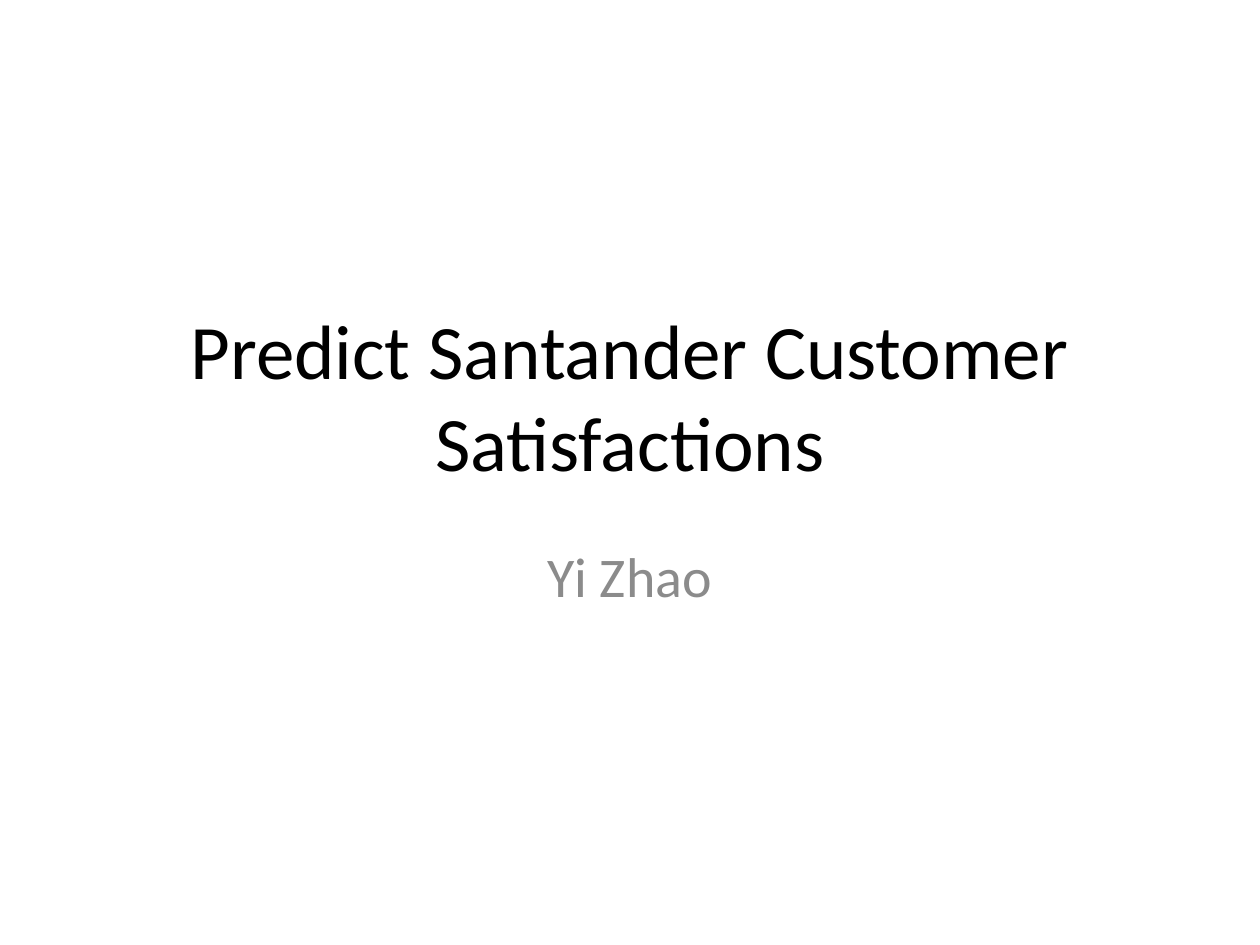
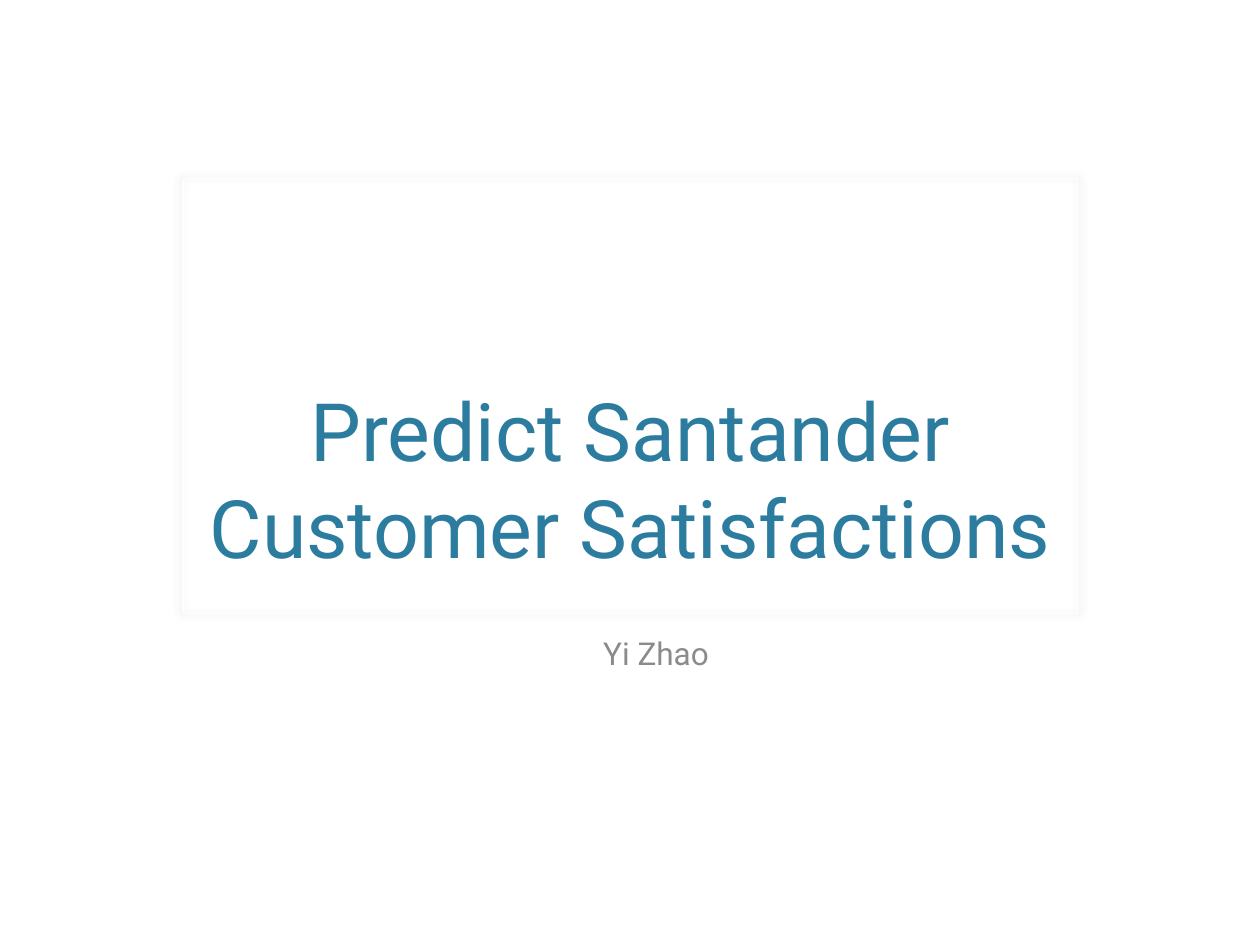
Before and after one commit to jeanzhaoyi/Capstone_2, a slide deck: slide 1 of Capstone_2_slidedeck.pptx. Drawn at 1260x945 pixels with LibreOffice and Linux fonts; fonts in the diff are those of the drawing; background and template pictures are left out. Boxes give left, top, right and bottom in pixels: in the first picture for what was removed or moved away, otherwise in the second. Text is boxed around its words. In the diff, an @@ line names an element or a change of style, - is before the commit and + after.

```diff
--- a/Capstone_2_slidedeck.pptx
+++ b/Capstone_2_slidedeck.pptx
@@ rectangle added at (183, 179, 1076, 614), outline #FFFFFF 0.25 pt @@
@@ title "Predict Santander Customer Satisfactions": place and size @@
-title "Predict Santander Customer Satisfactions" at (191, 325, 1068, 472)
+title "Predict Santander Customer Satisfactions" at (210, 400, 1050, 559)
@@ title "Predict Santander Customer Satisfactions" at (210, 400, 1050, 559): size 44 to 46 pt, font Calibri to Roboto, text colour #000000 to #2C7C9F; vertical alignment middle to bottom @@
@@ subtitle "Yi Zhao": place and size @@
-subtitle "Yi Zhao" at (548, 558, 712, 598)
+subtitle "Yi Zhao" at (603, 641, 709, 665)
@@ subtitle "Yi Zhao" at (603, 641, 709, 665): size 32 to 18 pt, font Calibri to Roboto; less space between paragraphs @@
```
Also in this commit, not shown: 11 other slides changed.
